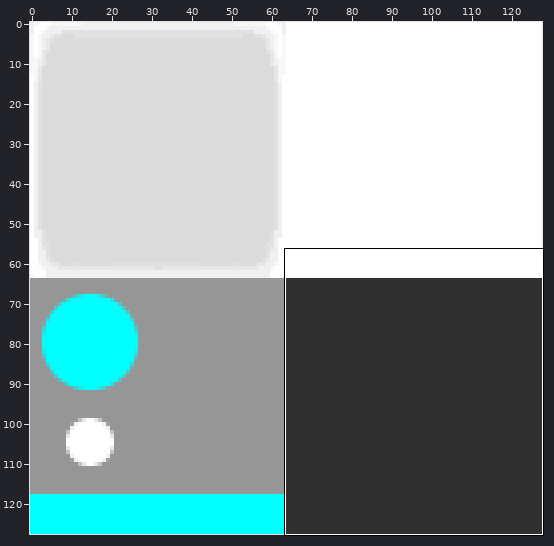
A sprite sheet gets an edit: Assets/robochef.png. Above, an overview of the earlier version with the close-up marked.
Close-up. As it was:
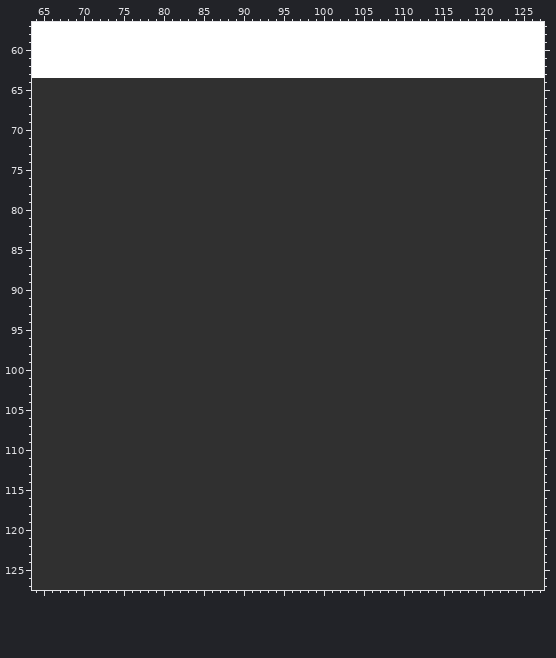
The file is 128x128 pixels. Colours within 5 levels of each other are drawn and written as one. Shown: x 64..127, y 57..127.
Now the later version:
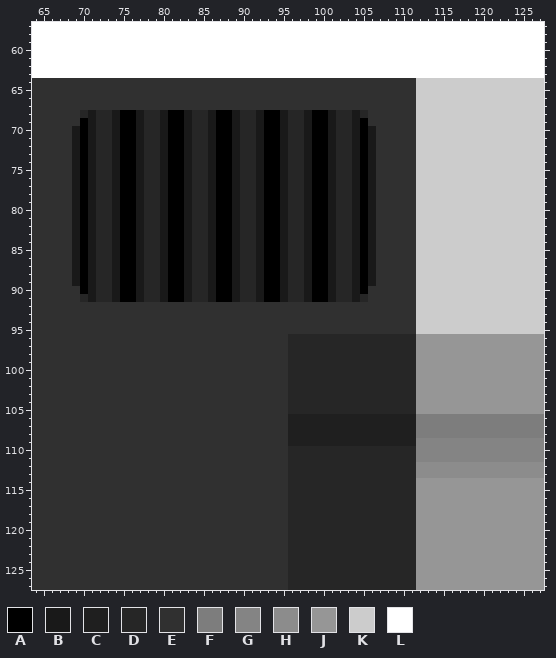
Palette (. is transparent): A #000000  B #191919  C #1f1f1f  D #262626  E #303030  F #7d7d7d  G #848484  H #8c8c8c  J #969696  K #cccccc  L #ffffff
The exact change:
Changed rows in their new state; - is an unchanged pixel.
first column x 69:
 64 -------------------------------------------KKKKKKKKKKKKKKKK
 65 -------------------------------------------KKKKKKKKKKKKKKKK
 66 -------------------------------------------KKKKKKKKKKKKKKKK
 67 -------------------------------------------KKKKKKKKKKKKKKKK
 68 -DBDDBAABDDBAABDDBAABDDBAABDDBAABDDBD------KKKKKKKKKKKKKKKK
 69 -ABDDBAABDDBAABDDBAABDDBAABDDBAABDDBA------KKKKKKKKKKKKKKKK
 70 BABDDBAABDDBAABDDBAABDDBAABDDBAABDDBAB-----KKKKKKKKKKKKKKKK
 71 BABDDBAABDDBAABDDBAABDDBAABDDBAABDDBAB-----KKKKKKKKKKKKKKKK
 72 BABDDBAABDDBAABDDBAABDDBAABDDBAABDDBAB-----KKKKKKKKKKKKKKKK
 73 BABDDBAABDDBAABDDBAABDDBAABDDBAABDDBAB-----KKKKKKKKKKKKKKKK
 74 BABDDBAABDDBAABDDBAABDDBAABDDBAABDDBAB-----KKKKKKKKKKKKKKKK
 75 BABDDBAABDDBAABDDBAABDDBAABDDBAABDDBAB-----KKKKKKKKKKKKKKKK
 76 BABDDBAABDDBAABDDBAABDDBAABDDBAABDDBAB-----KKKKKKKKKKKKKKKK
 77 BABDDBAABDDBAABDDBAABDDBAABDDBAABDDBAB-----KKKKKKKKKKKKKKKK
 78 BABDDBAABDDBAABDDBAABDDBAABDDBAABDDBAB-----KKKKKKKKKKKKKKKK
 79 BABDDBAABDDBAABDDBAABDDBAABDDBAABDDBAB-----KKKKKKKKKKKKKKKK
 80 BABDDBAABDDBAABDDBAABDDBAABDDBAABDDBAB-----KKKKKKKKKKKKKKKK
 81 BABDDBAABDDBAABDDBAABDDBAABDDBAABDDBAB-----KKKKKKKKKKKKKKKK
 82 BABDDBAABDDBAABDDBAABDDBAABDDBAABDDBAB-----KKKKKKKKKKKKKKKK
 83 BABDDBAABDDBAABDDBAABDDBAABDDBAABDDBAB-----KKKKKKKKKKKKKKKK
 84 BABDDBAABDDBAABDDBAABDDBAABDDBAABDDBAB-----KKKKKKKKKKKKKKKK
 85 BABDDBAABDDBAABDDBAABDDBAABDDBAABDDBAB-----KKKKKKKKKKKKKKKK
 86 BABDDBAABDDBAABDDBAABDDBAABDDBAABDDBAB-----KKKKKKKKKKKKKKKK
 87 BABDDBAABDDBAABDDBAABDDBAABDDBAABDDBAB-----KKKKKKKKKKKKKKKK
 88 BABDDBAABDDBAABDDBAABDDBAABDDBAABDDBAB-----KKKKKKKKKKKKKKKK
 89 BABDDBAABDDBAABDDBAABDDBAABDDBAABDDBAB-----KKKKKKKKKKKKKKKK
 90 -ABDDBAABDDBAABDDBAABDDBAABDDBAABDDBA------KKKKKKKKKKKKKKKK
 91 -DBDDBAABDDBAABDDBAABDDBAABDDBAABDDBD------KKKKKKKKKKKKKKKK
 92 -------------------------------------------KKKKKKKKKKKKKKKK
 93 -------------------------------------------KKKKKKKKKKKKKKKK
 94 -------------------------------------------KKKKKKKKKKKKKKKK
 95 -------------------------------------------KKKKKKKKKKKKKKKK
 96 ---------------------------DDDDDDDDDDDDDDDDJJJJJJJJJJJJJJJJ
 97 ---------------------------DDDDDDDDDDDDDDDDJJJJJJJJJJJJJJJJ
 98 ---------------------------DDDDDDDDDDDDDDDDJJJJJJJJJJJJJJJJ
 99 ---------------------------DDDDDDDDDDDDDDDDJJJJJJJJJJJJJJJJ
100 ---------------------------DDDDDDDDDDDDDDDDJJJJJJJJJJJJJJJJ
101 ---------------------------DDDDDDDDDDDDDDDDJJJJJJJJJJJJJJJJ
102 ---------------------------DDDDDDDDDDDDDDDDJJJJJJJJJJJJJJJJ
103 ---------------------------DDDDDDDDDDDDDDDDJJJJJJJJJJJJJJJJ
104 ---------------------------DDDDDDDDDDDDDDDDJJJJJJJJJJJJJJJJ
105 ---------------------------DDDDDDDDDDDDDDDDJJJJJJJJJJJJJJJJ
106 ---------------------------CCCCCCCCCCCCCCCCFFFFFFFFFFFFFFFF
107 ---------------------------CCCCCCCCCCCCCCCCFFFFFFFFFFFFFFFF
108 ---------------------------CCCCCCCCCCCCCCCCFFFFFFFFFFFFFFFF
109 ---------------------------CCCCCCCCCCCCCCCCGGGGGGGGGGGGGGGG
110 ---------------------------DDDDDDDDDDDDDDDDGGGGGGGGGGGGGGGG
111 ---------------------------DDDDDDDDDDDDDDDDGGGGGGGGGGGGGGGG
112 ---------------------------DDDDDDDDDDDDDDDDHHHHHHHHHHHHHHHH
113 ---------------------------DDDDDDDDDDDDDDDDHHHHHHHHHHHHHHHH
114 ---------------------------DDDDDDDDDDDDDDDDJJJJJJJJJJJJJJJJ
115 ---------------------------DDDDDDDDDDDDDDDDJJJJJJJJJJJJJJJJ
116 ---------------------------DDDDDDDDDDDDDDDDJJJJJJJJJJJJJJJJ
117 ---------------------------DDDDDDDDDDDDDDDDJJJJJJJJJJJJJJJJ
118 ---------------------------DDDDDDDDDDDDDDDDJJJJJJJJJJJJJJJJ
119 ---------------------------DDDDDDDDDDDDDDDDJJJJJJJJJJJJJJJJ
120 ---------------------------DDDDDDDDDDDDDDDDJJJJJJJJJJJJJJJJ
121 ---------------------------DDDDDDDDDDDDDDDDJJJJJJJJJJJJJJJJ
122 ---------------------------DDDDDDDDDDDDDDDDJJJJJJJJJJJJJJJJ
123 ---------------------------DDDDDDDDDDDDDDDDJJJJJJJJJJJJJJJJ
124 ---------------------------DDDDDDDDDDDDDDDDJJJJJJJJJJJJJJJJ
125 ---------------------------DDDDDDDDDDDDDDDDJJJJJJJJJJJJJJJJ
126 ---------------------------DDDDDDDDDDDDDDDDJJJJJJJJJJJJJJJJ
127 ---------------------------DDDDDDDDDDDDDDDDJJJJJJJJJJJJJJJJ
Pixel boxes of the changes (left, top, right, bottom) in both close-ups:
changed: (72, 78, 544, 590)
